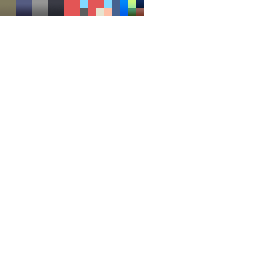
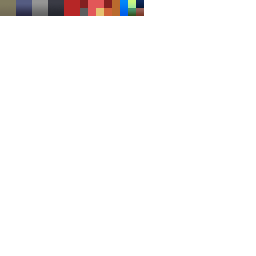
Two versions of the same layered image (256 x 256). Layer-by-layer changes:
painted on "Drone" over box(64, 0, 120, 16)
